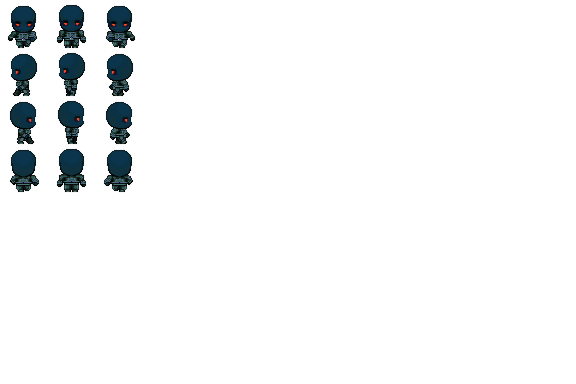
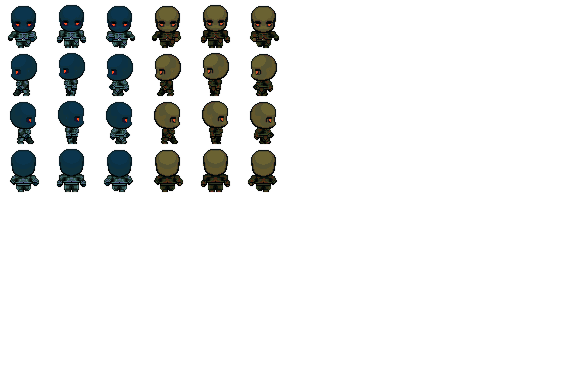
Layer changes from the first 576x384 image to the second:
added group "Inside" with 2 layers above "Nighttime" over [151, 4, 280, 193]
added layer "Inside guards" in group "Inside" over [151, 4, 280, 193]
added group "Nighttime" with 3 layers over [8, 6, 135, 192]
moved "Layer 1" into group "Nighttime" over [8, 6, 135, 192]
moved "Layer 1 copy" into group "Nighttime" over [8, 6, 135, 192]
